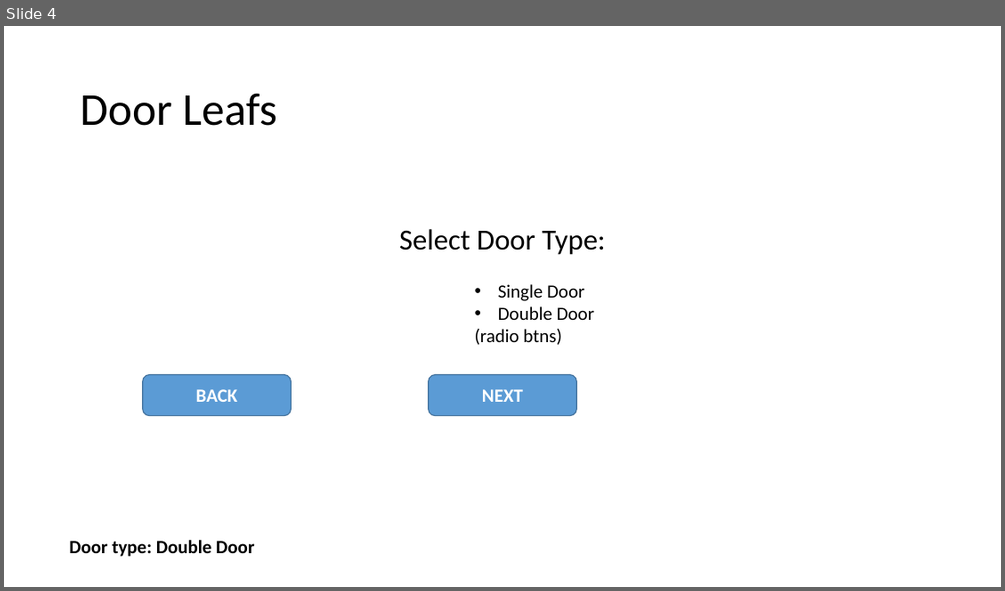
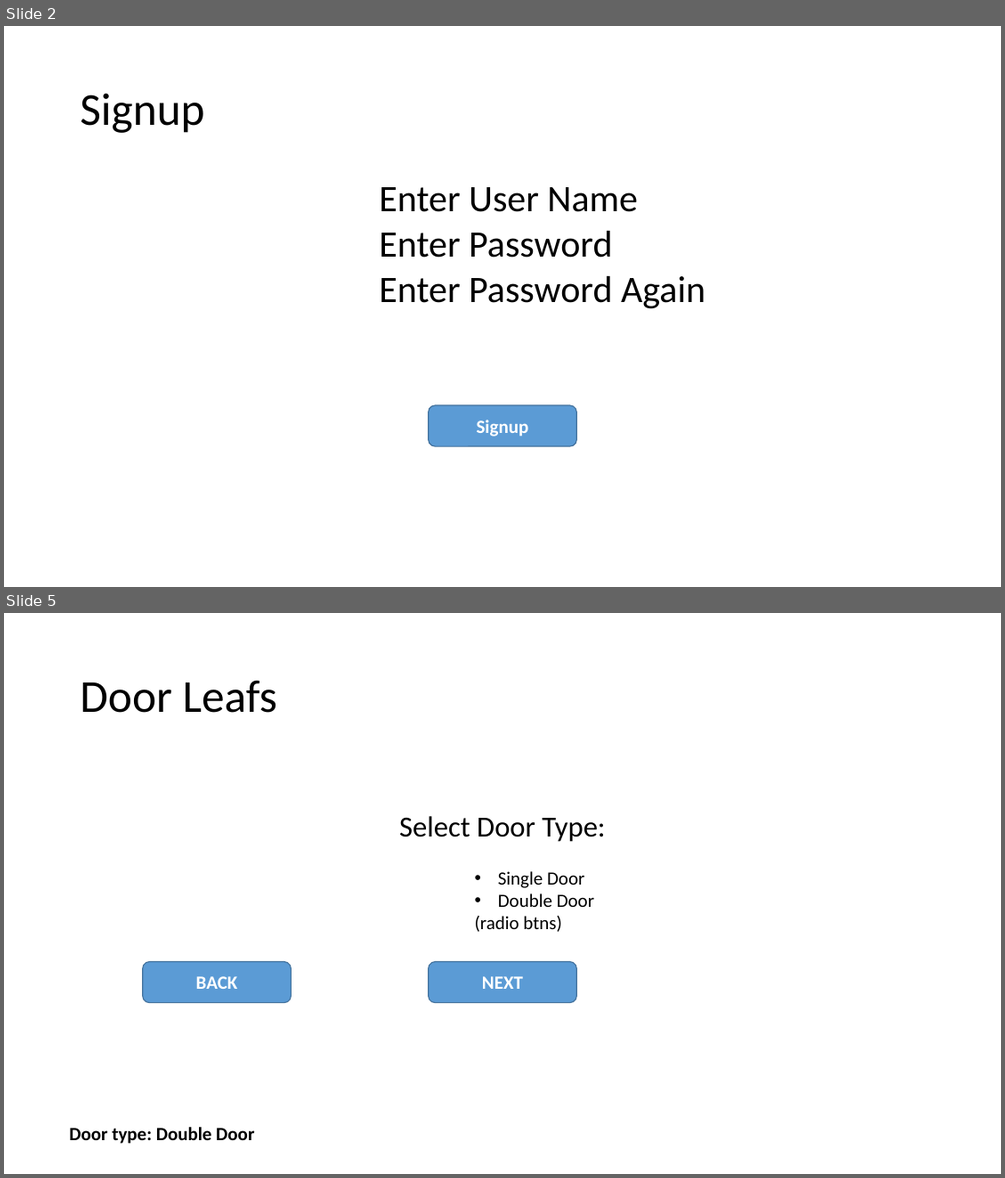
Before and after one commit to mohammed52/quotation-automator, a slide deck: app-quotation-automator.pptx. Shown one above the other, each under a label of ours: slide 4 before the commit, slides 2 and 5 after it; the slides between them are not shown. The pictures are 1005x591 and 1005x1178 pixels, drawn with LibreOffice and Linux fonts; fonts in the diff are those of the drawing. Boxes give left, top, right and bottom in pixels: in the first picture for what was removed or moved away, otherwise in the second. Text is boxed around its words. In the diff, an @@ line names an element or a change of style, - is before the commit and + after.

```diff
--- a/app-quotation-automator.pptx
+++ b/app-quotation-automator.pptx
@@ slide 2 added at <box>4,26,1001,587</box>, background #FFFFFF @@
@@ title added at <box>80,93,204,133</box>, 44 pt, text #000000 @@
+Signup
@@ text added at <box>379,187,705,309</box>, 36 pt, text #000000 @@
+                Enter User Name
+                Enter Password
+                Enter Password Again
@@ rounded rectangle added at <box>428,405,576,446</box>, fill #5B9BD5, outline #43739E 1 pt, 18 pt, text #FFFFFF, bold @@
+Signup
@@ what was slide 4 is now slide 5 @@
```
Also in this commit, not shown: 8 slides changed, 2 other slides added, 1 slide removed, 8 other files.
